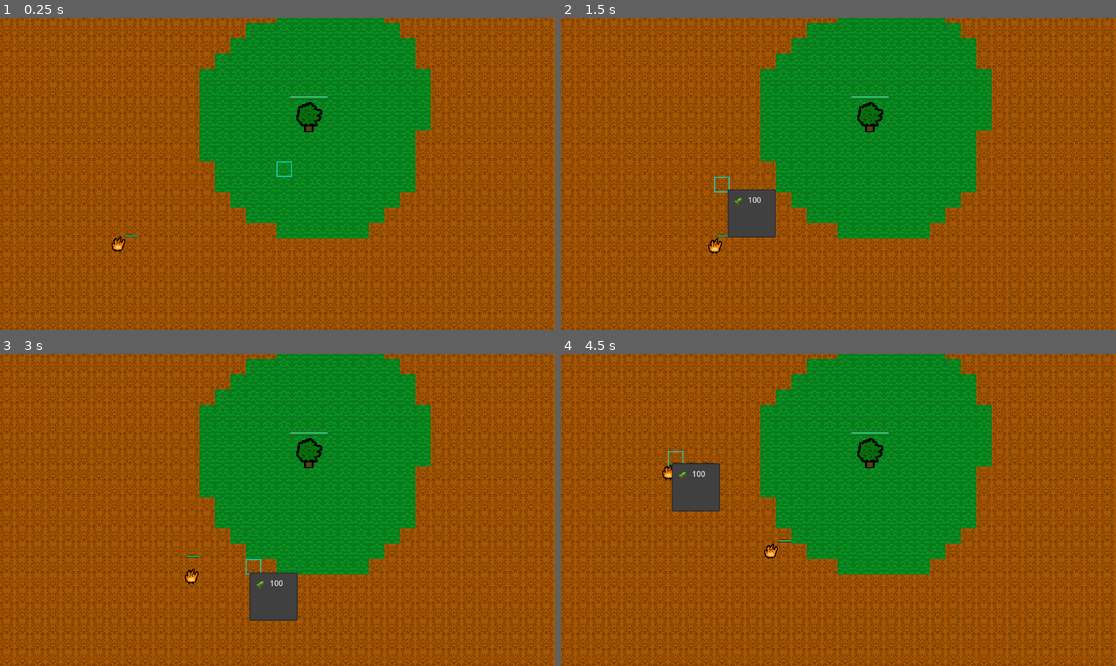
Above: before the commit, frames 1-4 (two rows, left to right).
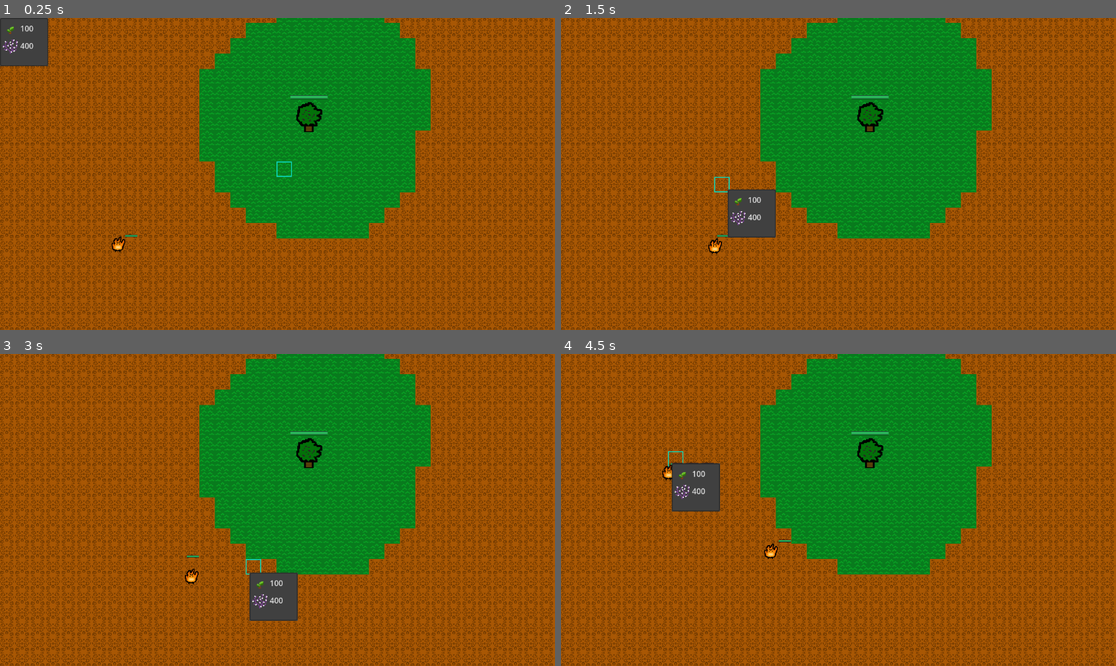
Above: after the commit, the same moments.

Repository: nmarch213/piratejam
Game: Godot game, scene res://main.tscn
Same seed, same stepped clock (60 frames per second), same inputs: the game is played once before the commit and once after it.
Inputs (mouse positions are in pixels of both pictures, inside the frame that each line leads up to):
- Up to frame 1 (0.25 s): no input
- Up to frame 2 (1.5 s): tap Enter at 0.5 s; move the mouse to (960, 158) at 0.52 s; click (960, 158) at 0.67 s; tap Space at 1.25 s; move the mouse to (727, 189) at 1.27 s; click (727, 189) at 1.42 s
- Up to frame 3 (3 s): move the mouse to (333, 441) at 2.02 s; click (333, 441) at 2.17 s; move the mouse to (249, 572) at 2.77 s; click (249, 572) at 2.92 s
- Up to frame 4 (4.5 s): move the mouse to (1005, 556) at 3.52 s; click (1005, 556) at 3.67 s; move the mouse to (672, 463) at 4.27 s; click (672, 463) at 4.42 s

The runs differ from the first frame. In frame 1, 1.3% of the frame differs, in the area x 0-9%, y 0-16%; in frame 2, less than 0.1%; in frame 3, less than 0.1%; in frame 4, less than 0.1%.

Commit message:
thorns aquired

Diff:
--- a/BuildingController.gd
+++ b/BuildingController.gd
@@ -9,12 +9,19 @@
 
 func _on_buy_menu_id_pressed(id):
 	# if the user clicked sapling in the menu
-	if(id == 0):
-		place_sapling_tower(ui_controller.latest_cell_clicked)
+	match id:
+		0: place_sapling_tower(ui_controller.latest_cell_clicked)
+		1: place_thorn_tower(ui_controller.latest_cell_clicked)
+
 
 
 func place_sapling_tower(cell_clicked_position: Vector2i) -> void:
 	tile_map.set_cell(tile_map.LAYER.TOWERS, cell_clicked_position, 3, Vector2(0,0), 1)
+	main.astar_grid.set_point_solid(cell_clicked_position, true)
+	spread_grass(cell_clicked_position)
+
+func place_thorn_tower(cell_clicked_position: Vector2i) -> void:
+	tile_map.set_cell(tile_map.LAYER.TOWERS, cell_clicked_position, 3, Vector2(0,0), 2)
 	main.astar_grid.set_point_solid(cell_clicked_position, true)
 	spread_grass(cell_clicked_position)
 
--- a/main.tscn
+++ b/main.tscn
@@ -1,9 +1,10 @@
-[gd_scene load_steps=15 format=3 uid="uid://dfhenhhamjbxb"]
+[gd_scene load_steps=16 format=3 uid="uid://dfhenhhamjbxb"]
 
 [ext_resource type="Script" path="res://main.gd" id="1_l6jnq"]
 [ext_resource type="PackedScene" uid="uid://bkthjsnqioj06" path="res://tree/MotherTree.tscn" id="3_gu0s8"]
 [ext_resource type="PackedScene" uid="uid://18pm78o3k5ov" path="res://enemies/ember/ember.tscn" id="4_7yun8"]
 [ext_resource type="Texture2D" uid="uid://cp3gbwlvw3fxu" path="res://tilemap.png" id="4_xhmo5"]
+[ext_resource type="PackedScene" uid="uid://du4c1rjta3ewr" path="res://tree/towers/thorn/thorn.tscn" id="5_omomg"]
 [ext_resource type="Script" path="res://TileMap.gd" id="6_4650s"]
 [ext_resource type="PackedScene" uid="uid://bsriofwcq48sj" path="res://tree/towers/sapling/sapling.tscn" id="6_moqds"]
 [ext_resource type="Script" path="res://UIController.gd" id="7_2rcum"]
@@ -14,6 +15,7 @@
 [sub_resource type="TileSetScenesCollectionSource" id="TileSetScenesCollectionSource_dfxfv"]
 resource_name = "towers"
 scenes/1/scene = ExtResource("6_moqds")
+scenes/2/scene = ExtResource("5_omomg")
 
 [sub_resource type="NavigationPolygon" id="NavigationPolygon_mq8my"]
 vertices = PackedVector2Array(16, 16, -16, 16, -16, -16, 16, -16)
--- /dev/null
+++ b/tree/towers/thorn/thorn.gd
@@ -0,0 +1,11 @@
+extends StaticBody2D
+
+
+# Called when the node enters the scene tree for the first time.
+func _ready():
+	pass # Replace with function body.
+
+
+# Called every frame. 'delta' is the elapsed time since the previous frame.
+func _process(delta):
+	pass
--- /dev/null
+++ b/tree/towers/thorn/thorn.tscn
@@ -0,0 +1,30 @@
+[gd_scene load_steps=4 format=3 uid="uid://du4c1rjta3ewr"]
+
+[ext_resource type="Script" path="res://tree/towers/thorn/thorn.gd" id="1_5e8nv"]
+[ext_resource type="Texture2D" uid="uid://c4xviaap1mv43" path="res://tree/towers/thorn/thorn.png" id="2_t57lc"]
+
+[sub_resource type="RectangleShape2D" id="RectangleShape2D_khs1i"]
+size = Vector2(29, 27)
+
+[node name="Thorn" type="StaticBody2D"]
+script = ExtResource("1_5e8nv")
+
+[node name="Sprite2D" type="Sprite2D" parent="."]
+texture_filter = 1
+texture = ExtResource("2_t57lc")
+metadata/_aseprite_wizard_config_ = {
+"i_mode": 1,
+"keep_anim_length": false,
+"layer": "",
+"o_ex_p": "",
+"o_folder": "",
+"o_name": "",
+"only_visible": false,
+"op_exp": false,
+"player": "",
+"source": "res://tree/towers/thorn/thorn.aseprite"
+}
+
+[node name="CollisionShape2D" type="CollisionShape2D" parent="."]
+position = Vector2(-0.5, 1.5)
+shape = SubResource("RectangleShape2D_khs1i")
--- a/ui/buy_menu/buy_menu.tscn
+++ b/ui/buy_menu/buy_menu.tscn
@@ -1,9 +1,14 @@
-[gd_scene load_steps=2 format=3 uid="uid://dtwfw8ksgubyu"]
+[gd_scene load_steps=3 format=3 uid="uid://dtwfw8ksgubyu"]
 
-[ext_resource type="Texture2D" uid="uid://bfkivj6cembuh" path="res://towers/sapling/sapling.png" id="1_1ysvb"]
+[ext_resource type="Texture2D" uid="uid://bfkivj6cembuh" path="res://tree/towers/sapling/sapling.png" id="1_1ysvb"]
+[ext_resource type="Texture2D" uid="uid://c4xviaap1mv43" path="res://tree/towers/thorn/thorn.png" id="2_tlcvk"]
 
 [node name="BuyMenu" type="PopupMenu"]
-item_count = 1
+visible = true
+item_count = 2
 item_0/text = "100"
 item_0/icon = ExtResource("1_1ysvb")
 item_0/id = 0
+item_1/text = "400"
+item_1/icon = ExtResource("2_tlcvk")
+item_1/id = 1
Binary file added: tree/towers/thorn/thorn.aseprite
Not shown, added: tree/towers/thorn/thorn.aseprite.import
Binary file added: tree/towers/thorn/thorn.png
Not shown, added: tree/towers/thorn/thorn.png.import
Not shown, changed: .DS_Store
